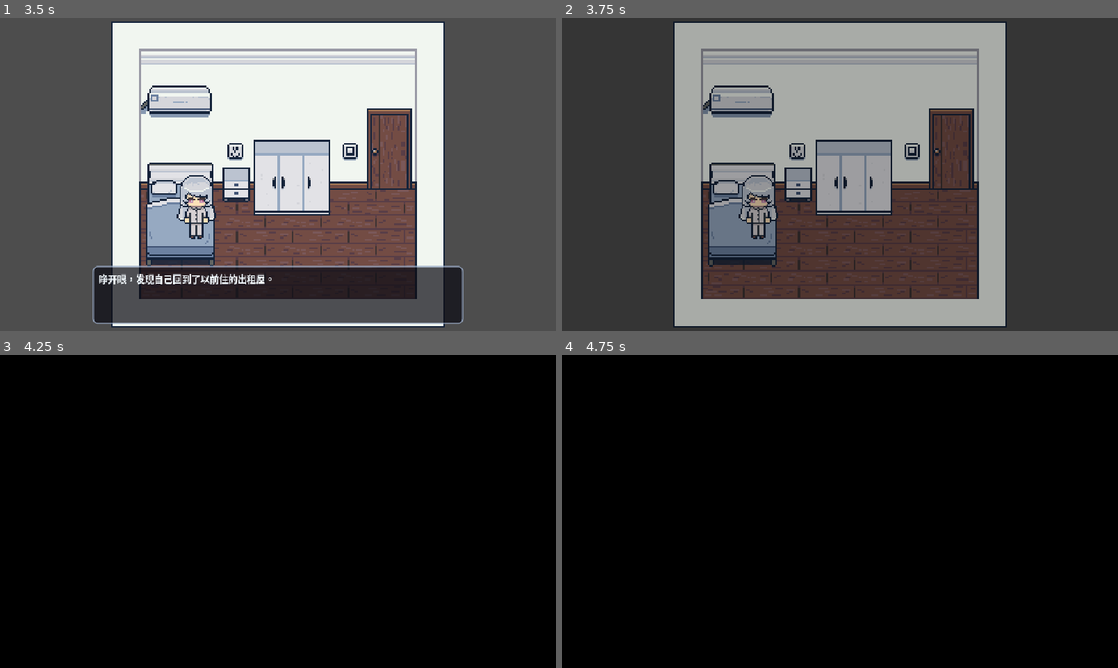
Above: before the commit, frames 1-4 (two rows, left to right).
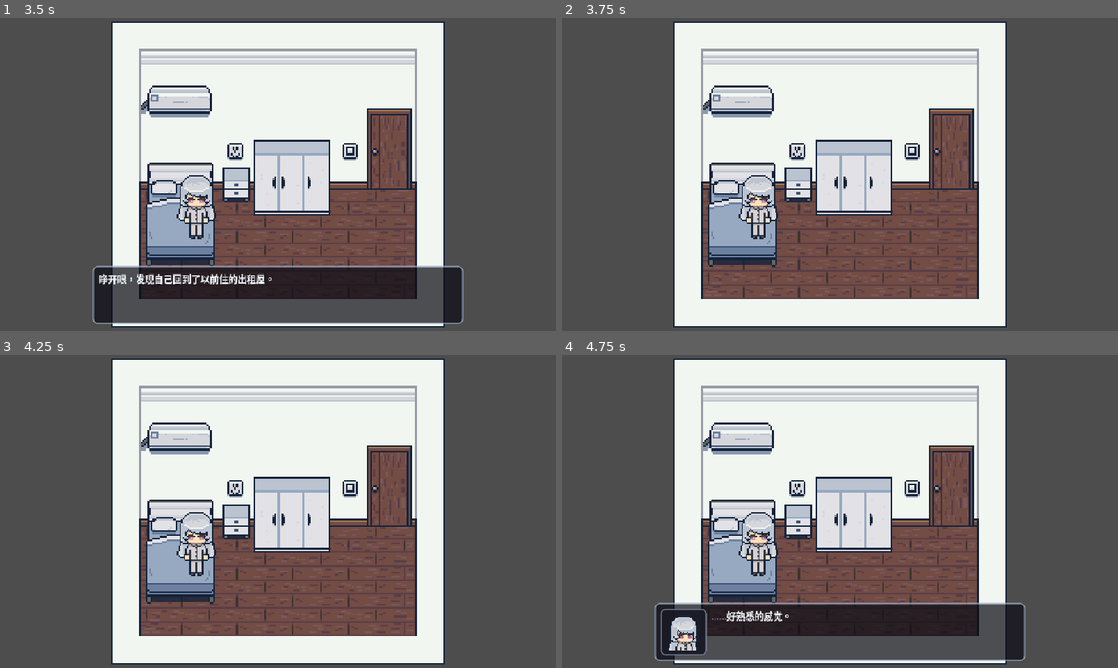
Above: after the commit, the same moments.

Repository: mikan5kiro/my-first-godot-game
Game: Godot game, scene res://scenes/title_screen.tscn
The game is run twice, just before and just after one commit, with the same random seed, the same clock (stepped at 60 frames per second) and the same inputs. Sound files missing from this copy of the repository are replaced by a short silence.
Inputs (mouse positions are in pixels of both pictures, inside the frame that each line leads up to):
- Up to frame 1 (3.5 s): tap Enter at 0.5 s; move the mouse to (400, 158) at 0.52 s; hold D (right) 0.53-1.28 s; hold E (interact) 0.53-1.28 s; click (400, 158) at 0.67 s; move the mouse to (166, 190) at 1.27 s; hold S (down) 1.28-2.03 s; tap E (interact) at 1.35, 2.3, 2.85 s; tap Space at 2 s; move the mouse to (333, 105) at 2.02 s; hold D (right) 2.03-2.78 s; hold F (sit_toggle) 2.03-2.78 s; move the mouse to (250, 237) at 2.77 s; hold W (up) from 2.78 s (still down); click (250, 237) at 2.92 s
- Up to frame 2 (3.75 s): tap Enter at 3.5 s; move the mouse to (1006, 221) at 3.52 s; release W (up) at 3.53 s; hold A (left) from 3.53 s (still down); hold E (interact) from 3.53 s (still down)
- Up to frame 3 (4.25 s): keep holding A (left); keep holding E (interact)
- Up to frame 4 (4.75 s): keep holding A (left); move the mouse to (673, 464) at 4.27 s; release E (interact) at 4.28 s; tap F (sit_toggle) at 4.35 s; tap E (interact) at 4.55 s

Frame 1 is identical in both runs. In frame 2, 55% of the frame differs, in the area x 20-80%, y 1-99%; in frame 3, 100%, in the area x 0-100%, y 0-100%; in frame 4, 100%.

Commit message:
优化坐下逻辑，修复bug

Diff:
--- a/scenes/veranda.tscn
+++ b/scenes/veranda.tscn
@@ -119,6 +119,7 @@
 [node name="dryflower" type="Area2D" parent="." unique_id=570706455]
 script = ExtResource("5_avwop")
 message = "两个花艺纸袋。花已经枯萎很久了。
+[pause 1.0]
 @以前和那个人一起做的。一直没舍得扔。
 ……？
 仔细一看，其中一个纸袋的花泥里有一个闪闪发光的东西。
--- a/scenes/卧室.tscn
+++ b/scenes/卧室.tscn
@@ -5,12 +5,14 @@
 [ext_resource type="Script" uid="uid://cjc2uhc05qt8d" path="res://scripts/camera_bounds_simple.gd" id="4_camera"]
 [ext_resource type="PackedScene" uid="uid://bitsfjifg4oy3" path="res://scenes/门.tscn" id="5_b7esm"]
 [ext_resource type="Script" uid="uid://bvuy1puvytkd4" path="res://scripts/investigate_item.gd" id="5_kggxr"]
+[ext_resource type="Script" uid="uid://ex53b88nh2tk" path="res://scripts/priority_investigate_item.gd" id="7_priority"]
+[ext_resource type="Script" uid="uid://bt2f7s3homhxk" path="res://scripts/bed_investigate.gd" id="8_bed"]
 
 [sub_resource type="RectangleShape2D" id="RectangleShape2D_jq7jo"]
 size = Vector2(42, 19)
 
 [sub_resource type="RectangleShape2D" id="RectangleShape2D_b7esm"]
-size = Vector2(38, 43)
+size = Vector2(31, 30)
 
 [sub_resource type="RectangleShape2D" id="RectangleShape2D_kggxr"]
 size = Vector2(16.5, 16)
@@ -59,12 +61,20 @@
 shape = SubResource("RectangleShape2D_jq7jo")
 
 [node name="Area2D2" type="Area2D" parent="." unique_id=1066381967]
-script = ExtResource("5_kggxr")
+script = ExtResource("8_bed")
 message = "一张大床。"
-required_facing = "left"
+move_player_to_interaction_point = true
+player_interaction_point_path = NodePath("SitPoint")
+player_pose_animation = "sitright"
+
+[node name="SitPoint" type="Marker2D" parent="Area2D2" unique_id=638975421]
+position = Vector2(35, 94)
+
+[node name="SitPointUp" type="Marker2D" parent="Area2D2" unique_id=1623379045]
+position = Vector2(35, 99)
 
 [node name="CollisionShape2D" type="CollisionShape2D" parent="Area2D2" unique_id=559776502]
-position = Vector2(24, 96)
+position = Vector2(27.5, 97.25)
 shape = SubResource("RectangleShape2D_b7esm")
 
 [node name="Area2D3" type="Area2D" parent="." unique_id=1355152532]
@@ -77,10 +87,11 @@
 shape = SubResource("RectangleShape2D_kggxr")
 
 [node name="Area2D4" type="Area2D" parent="." unique_id=797888171]
-script = ExtResource("5_kggxr")
-message = "这里有一个飘窗。"
+script = ExtResource("7_priority")
+interaction_priority_override = 1
+message = "这里有一个飘窗。向左看可以看到阳台。"
 required_facing = "left"
 
 [node name="CollisionShape2D" type="CollisionShape2D" parent="Area2D4" unique_id=315956271]
-position = Vector2(-4.25, 133)
+position = Vector2(-8, 133)
 shape = SubResource("RectangleShape2D_kggxr")
--- a/scenes/客厅.tscn
+++ b/scenes/客厅.tscn
@@ -173,7 +173,7 @@
 size = Vector2(22, 59)
 
 [sub_resource type="RectangleShape2D" id="RectangleShape2D_x8a60"]
-size = Vector2(22, 59)
+size = Vector2(22, 51.5)
 
 [sub_resource type="RectangleShape2D" id="RectangleShape2D_dining_chair"]
 size = Vector2(18, 12)
@@ -185,7 +185,7 @@
 size = Vector2(26, 32)
 
 [sub_resource type="RectangleShape2D" id="RectangleShape2D_pruyq"]
-size = Vector2(54, 23)
+size = Vector2(60, 23)
 
 [node name="LivingRoom" type="Node2D" unique_id=1179704806]
 script = ExtResource("5_camera")
@@ -351,10 +351,7 @@
 
 [node name="鞋柜" type="Area2D" parent="." unique_id=634082287]
 script = ExtResource("6_iy33j")
-message = "鞋柜。
-@从前总是把鞋放在外面呢。"
-once_flag = "xiegui_investigated"
-repeat_message = "鞋柜。"
+message = "鞋柜。"
 required_facing = "right"
 
 [node name="CollisionShape2D" type="CollisionShape2D" parent="鞋柜" unique_id=929117167]
@@ -373,7 +370,7 @@
 position = Vector2(222, 140)
 
 [node name="CollisionShape2D" type="CollisionShape2D" parent="沙发" unique_id=988936468]
-position = Vector2(221, 144)
+position = Vector2(221, 140.25)
 shape = SubResource("RectangleShape2D_x8a60")
 
 [node name="餐桌椅子" type="Area2D" parent="." unique_id=829582155]
@@ -425,7 +422,7 @@
 metadata/_custom_type_script = "uid://cj22ggupilu5w"
 
 [node name="CollisionShape2D" type="CollisionShape2D" parent="verandaArea" unique_id=1397336629]
-position = Vector2(292, 212.5)
+position = Vector2(289, 212.5)
 shape = SubResource("RectangleShape2D_pruyq")
 
 [node name="Spawn_FromVeranda" type="Marker2D" parent="." unique_id=241258323]
--- a/scenes/房间.tscn
+++ b/scenes/房间.tscn
@@ -76,10 +76,10 @@
 
 [node name="桌子" type="Area2D" parent="." unique_id=2053265970]
 script = ExtResource("6_photo_frame")
-intro_message = "一张已经没人在用的桌子。
+intro_message = "一张空荡荡的桌子。还维持着那个人搬走时的样子。
 桌子上摆着一个相框。上面有一层薄薄的灰尘。"
 detail_message_file_path = "res://dialogues/events/photo_frame_memory_monologue.txt"
-repeat_message = "一张已经没人在用的桌子。"
+repeat_message = "一张空荡荡的桌子。"
 metadata/_custom_type_script = "uid://bvuy1puvytkd4"
 
 [node name="CollisionShape2D" type="CollisionShape2D" parent="桌子" unique_id=525477708]
--- /dev/null
+++ b/scripts/bed_investigate.gd
@@ -0,0 +1,45 @@
+extends SofaInvestigateItem
+class_name BedInvestigateItem
+
+@export var pose_when_facing_left: String = "sitright"
+@export var pose_when_facing_up: String = "sit"
+@export var default_pose: String = "sitright"
+@export_node_path("Node2D") var sit_point_for_left_path: NodePath = NodePath("SitPoint")
+@export_node_path("Node2D") var sit_point_for_up_path: NodePath = NodePath("SitPointUp")
+
+
+func try_toggle_sit(interactor: Node) -> bool:
+	var facing_name := _resolve_facing_name(interactor)
+	if not _can_sit_with_facing(facing_name):
+		return false
+	player_pose_animation = _resolve_pose_by_facing_name(facing_name)
+	player_interaction_point_path = _resolve_sit_point_path_by_facing_name(facing_name)
+	return super.try_toggle_sit(interactor)
+
+
+func _resolve_facing_name(interactor: Node) -> String:
+	if interactor == null or not interactor.has_method("get_facing_name"):
+		return ""
+	return String(interactor.call("get_facing_name"))
+
+
+func _resolve_pose_by_facing_name(facing_name: String) -> String:
+	match facing_name:
+		"left":
+			return pose_when_facing_left
+		"up":
+			return pose_when_facing_up
+		_:
+			return default_pose
+
+
+func _resolve_sit_point_path_by_facing_name(facing_name: String) -> NodePath:
+	match facing_name:
+		"up":
+			return sit_point_for_up_path
+		_:
+			return sit_point_for_left_path
+
+
+func _can_sit_with_facing(facing_name: String) -> bool:
+	return facing_name == "up" or facing_name == "left"
--- a/scripts/monologue_player.gd
+++ b/scripts/monologue_player.gd
@@ -22,6 +22,10 @@
 
 func is_active() -> bool:
 	return _active
+
+
+func is_waiting_pause() -> bool:
+	return _is_waiting_pause
 
 
 func request_advance() -> void:
--- a/scripts/player.gd
+++ b/scripts/player.gd
@@ -276,33 +276,4 @@
 		return true
 	if _external_controls_locked or interact_area == null or interact_area.is_text_visible():
 		return false
-
-	var overlapping_areas := interact_area.get_overlapping_areas()
-	var candidates: Array[Area2D] = []
-	for area in overlapping_areas:
-		if area == null or not area.has_method("try_toggle_sit"):
-			continue
-		candidates.append(area)
-	if candidates.is_empty():
-		return false
-
-	candidates.sort_custom(func(a: Area2D, b: Area2D) -> bool:
-		var pa := _get_interaction_priority(a)
-		var pb := _get_interaction_priority(b)
-		if pa != pb:
-			return pa > pb
-		var da := global_position.distance_to(a.global_position)
-		var db := global_position.distance_to(b.global_position)
-		return da < db
-	)
-
-	for candidate in candidates:
-		if bool(candidate.call("try_toggle_sit", self)):
-			return true
-	return false
-
-
-func _get_interaction_priority(target: Area2D) -> int:
-	if target == null or not target.has_method("get_interaction_priority"):
-		return 0
-	return int(target.call("get_interaction_priority"))
+	return interact_area.try_seat_toggle(self)
--- a/scripts/player_interactor.gd
+++ b/scripts/player_interactor.gd
@@ -39,6 +39,10 @@
 
 
 func try_interact(interactor: Node2D, event: InputEvent = null) -> void:
+	if _monologue_player.is_waiting_pause():
+		# [pause] 等待期间对话框会隐藏；这里直接吞掉交互，避免触发其他操作。
+		return
+
 	if _choice_player.is_active():
 		if _should_ignore_interact_event(event):
 			return
@@ -81,17 +85,33 @@
 
 	var seat_candidates: Array[Area2D] = []
 	for area in get_overlapping_areas():
-		if area is Interactable and area.has_method("try_seat_toggle"):
-			seat_candidates.append(area)
+		if area == null or not area.has_method("try_toggle_sit"):
+			continue
+		seat_candidates.append(area)
 
 	if seat_candidates.is_empty():
 		return false
 
-	var target := InteractionSelector.find_best(self, seat_candidates, interactor)
-	if target == null:
-		return false
+	seat_candidates.sort_custom(func(a: Area2D, b: Area2D) -> bool:
+		var pa := _get_interaction_priority(a)
+		var pb := _get_interaction_priority(b)
+		if pa != pb:
+			return pa > pb
+		var da := interactor.global_position.distance_to(a.global_position)
+		var db := interactor.global_position.distance_to(b.global_position)
+		return da < db
+	)
 
-	return bool(target.call("try_seat_toggle", interactor))
+	for candidate in seat_candidates:
+		if bool(candidate.call("try_toggle_sit", interactor)):
+			return true
+	return false
+
+
+func _get_interaction_priority(target: Area2D) -> int:
+	if target == null or not target.has_method("get_interaction_priority"):
+		return 0
+	return int(target.call("get_interaction_priority"))
 
 
 func try_handle_choice_input(event: InputEvent) -> bool:
@@ -132,7 +152,7 @@
 
 
 func is_text_visible() -> bool:
-	return _dialog_presenter.is_visible() or _choice_player.is_active()
+	return _dialog_presenter.is_visible() or _choice_player.is_active() or _monologue_player.is_waiting_pause()
 
 
 func is_choice_active() -> bool:
--- /dev/null
+++ b/scripts/priority_investigate_item.gd
@@ -0,0 +1,8 @@
+extends InvestigateItem
+class_name PriorityInvestigateItem
+
+@export var interaction_priority_override: int = 0
+
+
+func get_interaction_priority() -> int:
+	return interaction_priority_override
--- a/scripts/room_area_door.gd
+++ b/scripts/room_area_door.gd
@@ -5,6 +5,7 @@
 const CHOICE_NO := "no"
 
 @export_range(0.0, 2.0, 0.05) var unlock_pre_open_pause: float = 0.45
+@export_range(0.0, 3.0, 0.05) var unlock_black_pause_before_open_sfx: float = 1.0
 @export_range(0.0, 2.0, 0.05) var unlock_black_hold_after_open_sfx: float = 0.6
 
 
@@ -103,6 +104,7 @@
 		spawn_marker_name,
 		facing_name,
 		door_sfx,
+		unlock_black_pause_before_open_sfx,
 		unlock_black_hold_after_open_sfx,
 		play_close_sfx,
 	)
--- a/scripts/scene_transition.gd
+++ b/scripts/scene_transition.gd
@@ -229,6 +229,7 @@
 	spawn_marker_name: String = "",
 	facing_direction: String = "",
 	custom_stream: AudioStream = null,
+	delay_before_sfx: float = 0.0,
 	delay_after_sfx: float = 0.0,
 	play_close_sfx: bool = true,
 ) -> void:
@@ -236,6 +237,8 @@
 		return
 	_transitioning = true
 	await _fade_to_black()
+	if delay_before_sfx > 0.0:
+		await get_tree().create_timer(delay_before_sfx).timeout
 	await play_door_sfx_and_wait(custom_stream)
 	await _wait_before_door_close_sfx(delay_after_sfx)
 	_pending_spawn_marker = spawn_marker_name
Not shown, changed: dialogues/events/photo_frame_memory_monologue.txt
Not shown, changed: dialogues/intro_awake.txt
Not shown, changed: dialogues/intro_controls.txt
Not shown, added: scripts/bed_investigate.gd.uid
Not shown, added: scripts/priority_investigate_item.gd.uid
